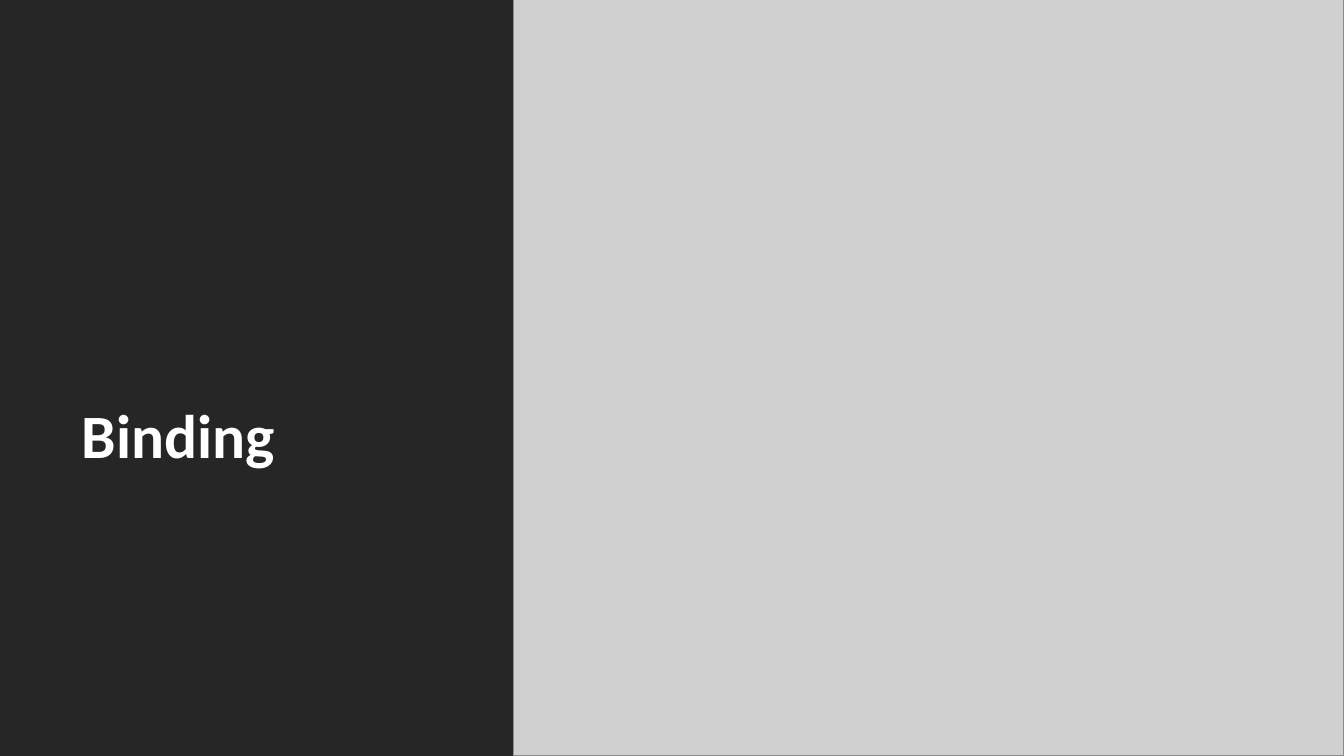
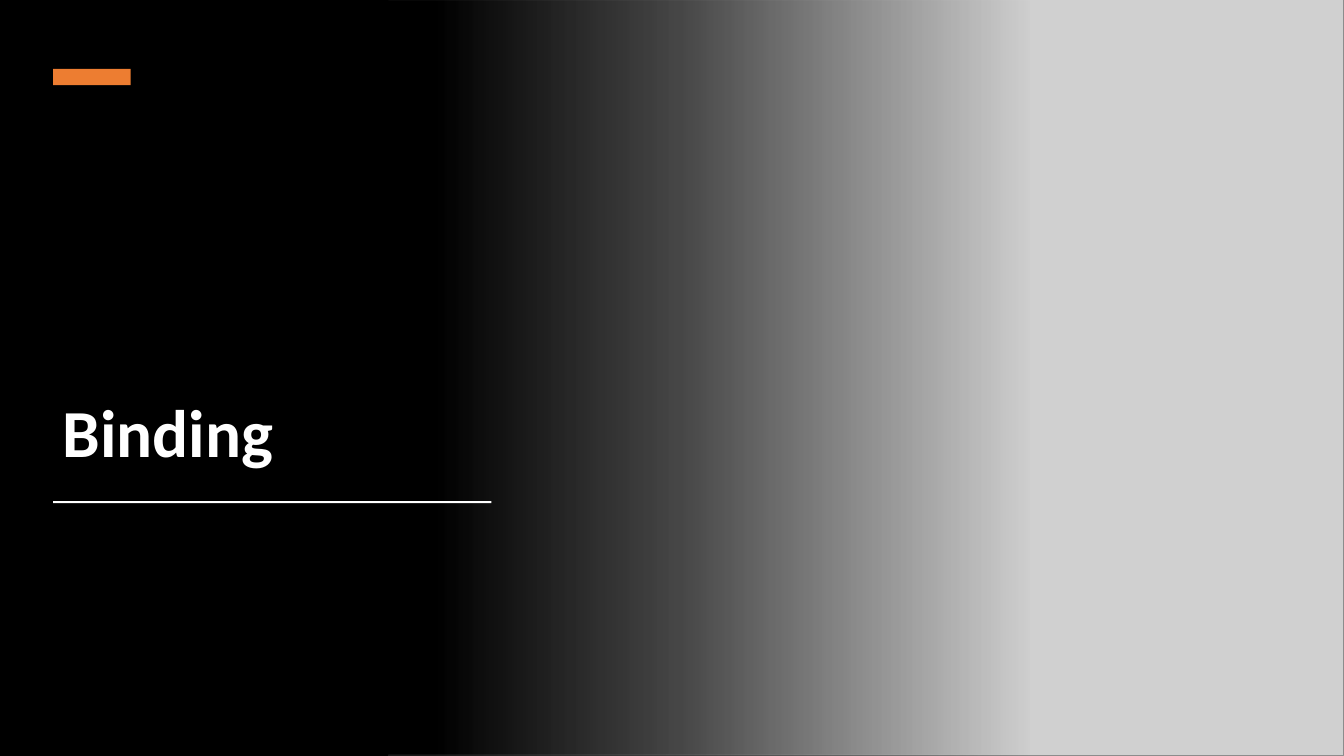
Before and after one commit to filipgeens/Syntra2020, a slide deck: slide 25 of Cursus/CSharp-WPF.pptx. Drawn at 1344x756 pixels with LibreOffice and Linux fonts; fonts in the diff are those of the drawing; grey boxes stand for pictures. Boxes give left, top, right and bottom in pixels: in the first picture for what was removed or moved away, otherwise in the second. Text is boxed around its words. In the diff, an @@ line names an element or a change of style, - is before the commit and + after.

```diff
--- a/Cursus/CSharp-WPF.pptx
+++ b/Cursus/CSharp-WPF.pptx
@@ background #FFFFFF to #000000 @@
@@ rectangle removed at <box>0,0,548,756</box> @@
@@ rectangle added at <box>0,0,1029,756</box>, fill gradient #000000 @@
@@ picture: place and size @@
-picture at <box>513,0,1344,756</box>
+picture at <box>388,0,1344,756</box>
@@ rectangle added at <box>53,69,131,85</box>, fill #ED7D31 @@
@@ title "Binding": place and size @@
-title "Binding" at <box>82,414,275,469</box>
+title "Binding" at <box>63,410,273,469</box>
@@ title "Binding" at <box>63,410,273,469</box>: size 44 to 48 pt @@
@@ rectangle added at <box>53,501,492,503</box>, fill #FFFFFF @@
```
Also in this commit, not shown: 1 other slide changed, 11 other files.
